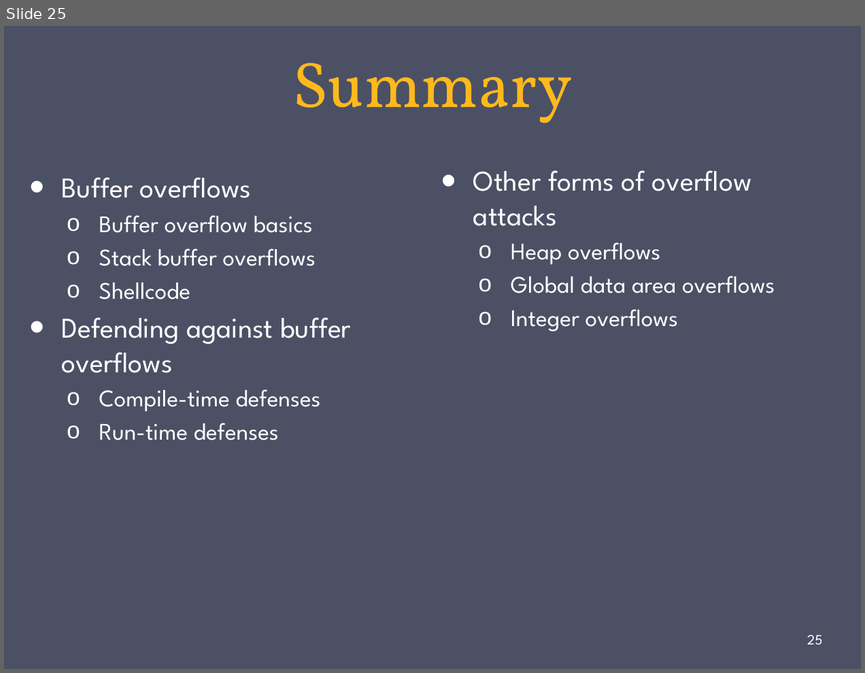
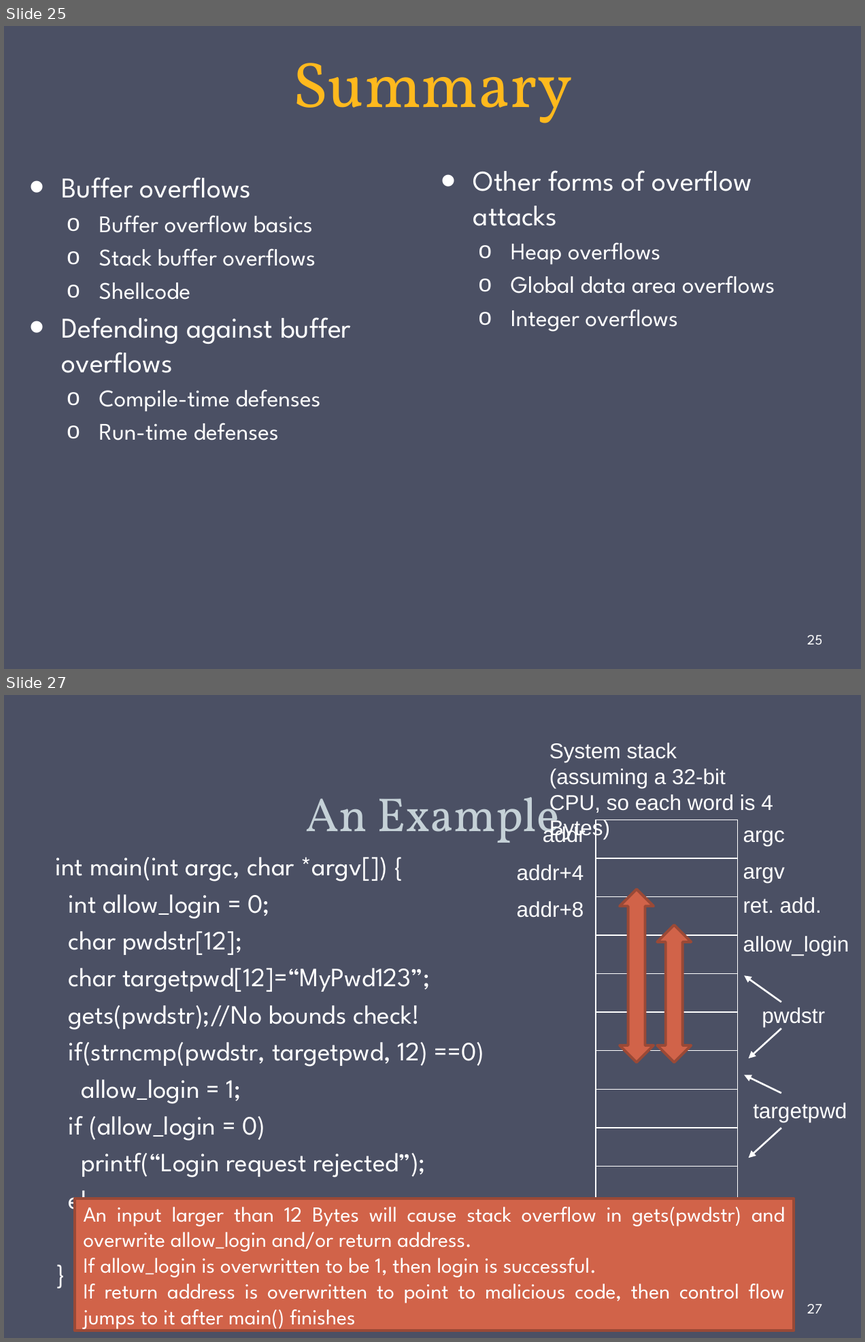
Before and after one commit to gulaoshi/gu.github.io, a slide deck: InfoSec/PPTs/CH10-Buffer Overflow.pptx. Shown one above the other, each under a label of ours: slide 25 before the commit, slides 25 and 27 after it; the slides between them are not shown. The pictures are 865x673 and 865x1342 pixels, drawn with LibreOffice and Linux fonts; fonts in the diff are those of the drawing. Boxes give left, top, right and bottom in pixels: in the first picture for what was removed or moved away, otherwise in the second. Text is boxed around its words. In the diff, an @@ line names an element or a change of style, - is before the commit and + after.

```diff
--- a/InfoSec/PPTs/CH10-Buffer Overflow.pptx
+++ b/InfoSec/PPTs/CH10-Buffer Overflow.pptx
@@ slide 27 added at [4,695,861,1338], background #4B5064 @@
@@ text added at [549,743,773,814], 18 pt, text #FFFFFF @@
+System stack (assuming a 32-bit CPU, so each word is 4 Bytes)
@@ title added at [305,785,560,843], 40 pt, text #C5D1D7 @@
+An Example
@@ text added at [543,825,585,842], 18 pt, text #FFFFFF @@
+addr
@@ table added at [595,820,736,1168], 10 rows, 1 columns @@
+
+
+
+
+
+
+
+
+
+
@@ text added at [743,830,785,846], 18 pt, text #FFFFFF @@
+argc
@@ text added at [56,857,485,1251], 22.2 pt, text #FFFFFF @@
+int main(int argc, char *argv[]) {
+int allow_login = 0;
+char pwdstr[12];
+char targetpwd[12]=“MyPwd123”;
+gets(pwdstr);//No bounds check!
+if(strncmp(pwdstr, targetpwd, 12) ==0)
+allow_login = 1;
+if (allow_login = 0)
+printf(“Login request rejected”);
+else
+printf(“Login request allowed”);
+}
@@ text added at [517,864,584,881], 18 pt, text #FFFFFF @@
+addr+4
@@ text added at [743,867,785,883], 18 pt, text #FFFFFF @@
+argv
@@ up down arrow added at [619,889,653,1062], fill #D16349, outline #9B4936 2.25 pt @@
@@ text added at [743,897,821,913], 18 pt, text #FFFFFF @@
+ret. add.
@@ text added at [517,901,584,917], 18 pt, text #FFFFFF @@
+addr+8
@@ up down arrow added at [657,925,691,1062], fill #D16349, outline #9B4936 2.25 pt @@
@@ text added at [743,936,849,955], 18 pt, text #FFFFFF @@
+allow_login
@@ arrow added from (781, 1002) to (745, 975), #FFFFFF 1.5 pt @@
@@ text added at [762,1007,825,1027], 18 pt, text #FFFFFF @@
+pwdstr
@@ arrow added from (781, 1028) to (749, 1058), #FFFFFF 1.5 pt @@
@@ arrow added from (781, 1093) to (745, 1074), #FFFFFF 1.5 pt @@
@@ text added at [753,1102,847,1122], 18 pt, text #FFFFFF @@
+targetpwd
@@ arrow added from (781, 1127) to (749, 1157), #FFFFFF 1.5 pt @@
@@ rectangle added at [75,1198,794,1330], fill #D16349, outline #9B4936 2.25 pt, 18 pt, text #FFFFFF @@
+An input larger than 12 Bytes will cause stack overflow in gets(pwdstr) and overwrite allow_login and/or return address.
+If allow_login is overwritten to be 1, then login is successful.
+If return address is overwritten to point to malicious code, then control flow jumps to it after main() finishes
@@ page number added at [807,1304,822,1313], 12 pt, text #FFFFFF @@
+27
```
Also in this commit, not shown: 2 other slides added, 10 other files.
